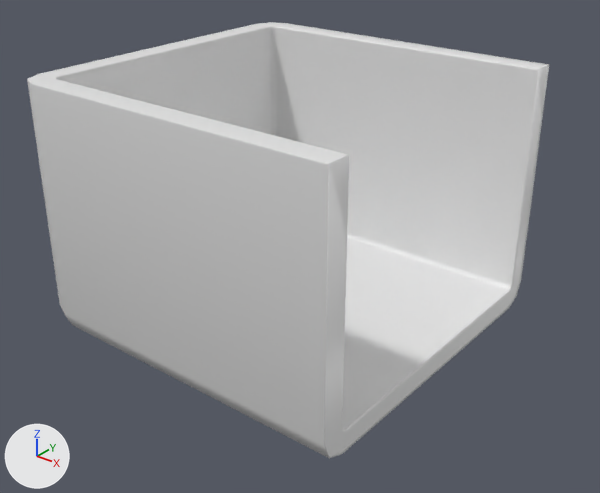
A saved change to the FBX model Assets/Updated Trays/Walls no left.fbx.
The view is the same before and after, from a 50 mm lens placed at (4.18, -5.11, 3.87), pointed at (0.2, -0.13, 0.78). Every picture has the same lights, and +X, +Y and +Z are marked at lower left. The older version comes first. Where no turn or scale is listed for an object, it has been applied to the vertices.

Names of what the first picture shows: 'Tree_Wall_1.005'.
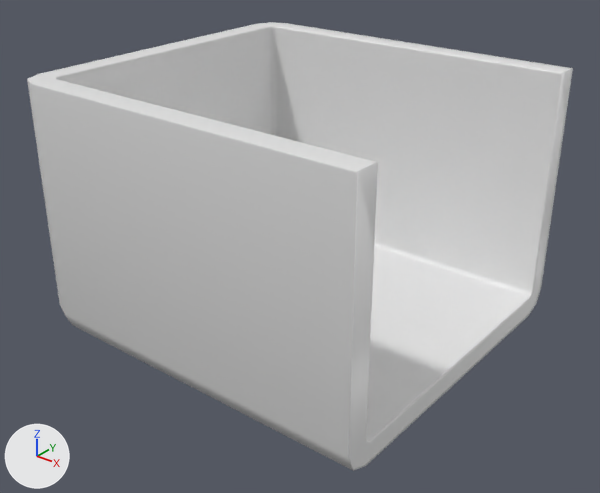
The edits, one by one:
me_cube_004 is used by ob_tree_wall_1_005; location (0.0, 0.0, 0.0).
me_cube_004 had 136 vertices, 134 faces and spanned x -1.52..1.52, y -1.52..1.52, z 0.0..2.23.
me_cube_004 now has 136 vertices, 134 faces and spans x -1.52..1.72, y -1.52..1.52, z 0.0..2.23.
me_cube_004 part 1: all 72 vertices in x 1.49..1.52, y -1.52..1.52, z 0.0..2.23 are moved by (0.2, 0.0, 0.0).

Boxes (x1, y1, x2, y2) around the edits, measured in the pictures (600 x 493 px; the box of a moved part takes in the faces that stretch with it):
'Tree_Wall_1.005', reshaped: before (27, 22, 549, 458); after (27, 22, 573, 471)
part 1 of me_cube_004, moved or reshaped: before (325, 64, 549, 458); after (325, 64, 573, 471)
